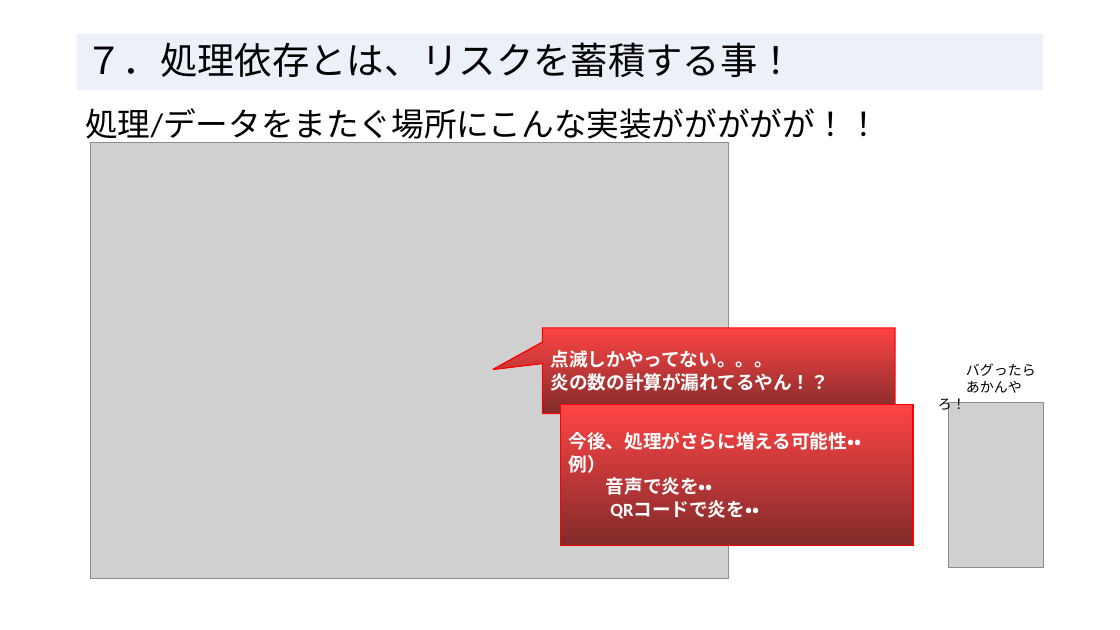
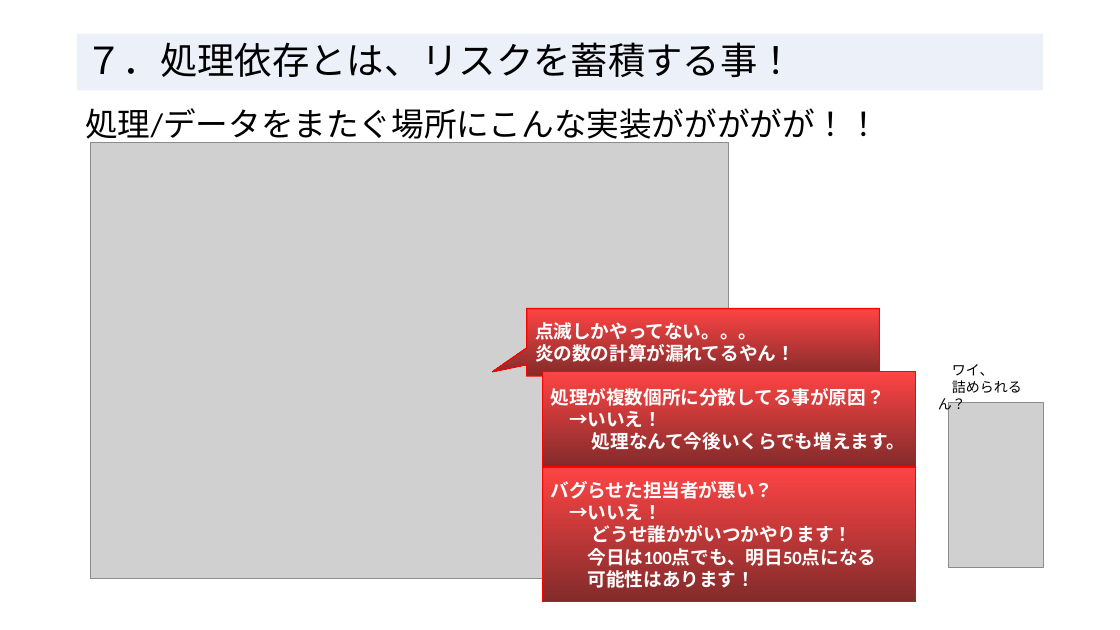
Before and after one commit to RyotoKuroki/QualityDependsOnDataApplication, a slide deck: slide 9 of 処理依存よりデータ依存_エンジニアの輪20250215.pptx. Drawn at 1120x630 pixels with LibreOffice and Linux fonts; fonts in the diff are those of the drawing; grey boxes stand for pictures. Boxes give left, top, right and bottom in pixels: in the first picture for what was removed or moved away, otherwise in the second. Text is boxed around its words. In the diff, an @@ line names an element or a change of style, - is before the commit and + after.

```diff
--- a/処理依存よりデータ依存_エンジニアの輪20250215.pptx
+++ b/処理依存よりデータ依存_エンジニアの輪20250215.pptx
@@ speech box "点滅しかやってない。。。": place and size @@
-speech box "点滅しかやってない。。。" at [543,328,896,413]
+speech box "点滅しかやってない。。。" at [527,308,880,376]
@@ speech box "点滅しかやってない。。。" at [527,308,880,376]: proportions changed @@
@@ text in speech box at [535,344,795,362]: text changed @@
-炎の数の計算が漏れてるやん！？
+炎の数の計算が漏れてるやん！
@@ speech box "処理が複数個所に分散してる事が原因？": place and size @@
-speech box "処理が複数個所に分散してる事が原因？" at [560,405,913,545]
+speech box "処理が複数個所に分散してる事が原因？" at [542,371,915,466]
@@ text in speech box at [550,388,905,450]: text changed @@
-今後、処理がさらに増える可能性・・
-例）
-音声で炎を・・
-QRコードで炎を・・
+処理が複数個所に分散してる事が原因？
+→いいえ！
+処理なんて今後いくらでも増えます。
@@ text at [938,364,1022,413]: text changed @@
-バグったら
-あかんやろ！
+ワイ、
+詰められるん？
@@ speech box added at [542,468,915,602], fill gradient #FE4444 to #832B2B, outline #FF0000 1 pt, 16 pt, text #FFFFFF, bold @@
+バグらせた担当者が悪い？
+→いいえ！
+どうせ誰かがいつかやります！
+今日は100点でも、明日50点になる
+可能性はあります！
```
Also in this commit, not shown: 6 other slides changed.
